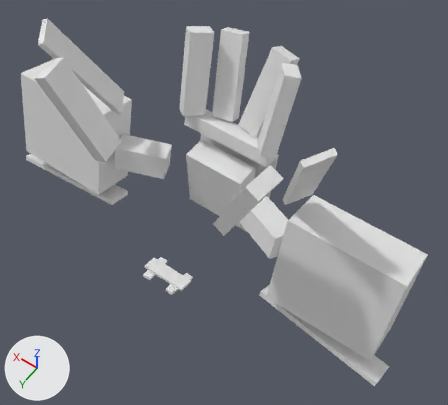
One commit to the FBX model Lost Items S.A/Assets/Prefabs/Characters/animations/F1nder_Animation_GiveMove.fbx: the scene before it, then after it.
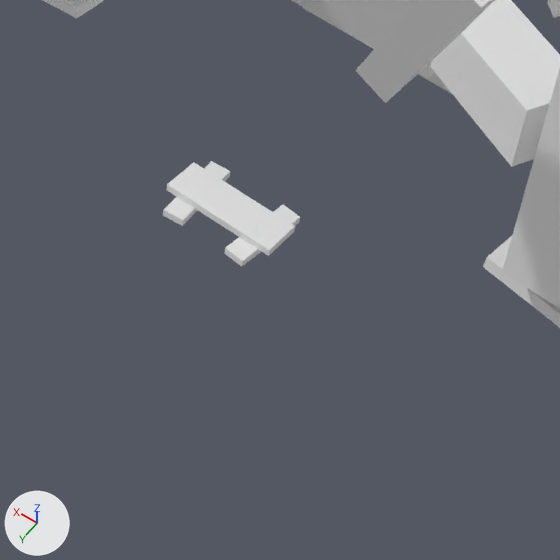
Each version appears first whole from a 50 mm lens placed at (-1.691, 0.72, 3.115), pointed at (-0.196, -1.373, -0.172), and next in a close-up on the part from 19% to 64% of the width and 49% to 99% of the height. The axes (+X, +Y, +Z) are drawn at lower left. The lights are the same throughout. Both versions are drawn at frame 100 of the action 'Take 001'; the numbers are the values there.

In view in the first close-up: 'CATRigHub001Bone001', 'CATRigHub001Bone001Bone001', 'CATRigHub001Bone001Bone001Bone001', 'CATRigHub001Bone004', 'CATRigHub001Bone006', 'CATRigHub001Bone008', 'CATRigHub001Bone008Bone001', 'CATRigHub001Bone008Bone002'.
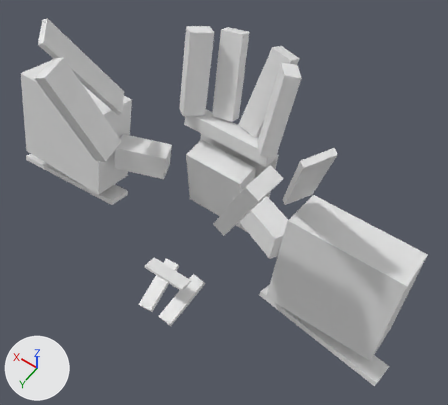
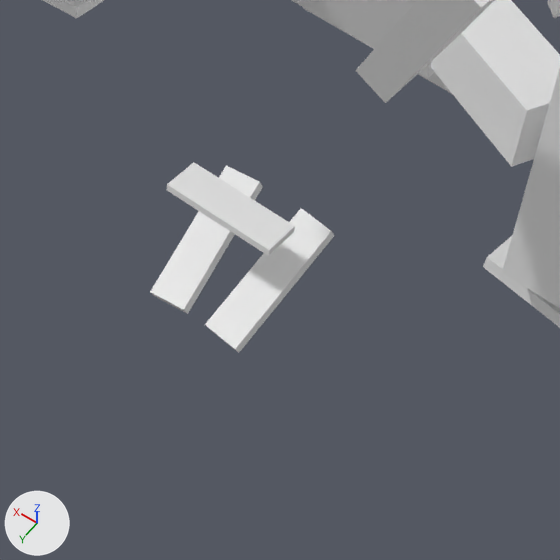
What the commit changed:
Object 'CATRigHub001Bone008Bone001' (ob_catrighub001bone008bone001) moves from (0.0219, 0.0, -0.109) to (0.249, -0.0566, -0.111).
Object 'CATRigHub001Bone008Bone001' (ob_catrighub001bone008bone001) turns from (5, 0, 0) to (4.7, 1.1, -30) degrees about x, y and z.
Object 'CATRigHub001Bone008Bone001' (ob_catrighub001bone008bone001) is rescaled from (1.0, 1.0, 1.0) to (1.83, 1.83, 1.83).
Object 'CATRigHub001Bone008Bone002' (ob_catrighub001bone008bone002) moves from (0.0219, 0.0, 0.109) to (0.249, -0.0566, 0.107).
Object 'CATRigHub001Bone008Bone002' (ob_catrighub001bone008bone002) turns from (-5, 0, 0) to (-5.3, 1.1, -30) degrees about x, y and z.
Object 'CATRigHub001Bone008Bone002' (ob_catrighub001bone008bone002) is rescaled from (1.0, 1.0, 1.0) to (1.83, 1.83, 1.83).

Changed parts and their boxes [x1, y1, x2, y2] in the close-ups (560 x 560 px):
'CATRigHub001Bone008Bone001', moved, turned, rescaled
    before: [224, 205, 300, 267]
    after: [205, 208, 334, 353]
'CATRigHub001Bone008Bone002', moved, turned, rescaled
    before: [163, 161, 230, 226]
    after: [150, 166, 263, 314]
